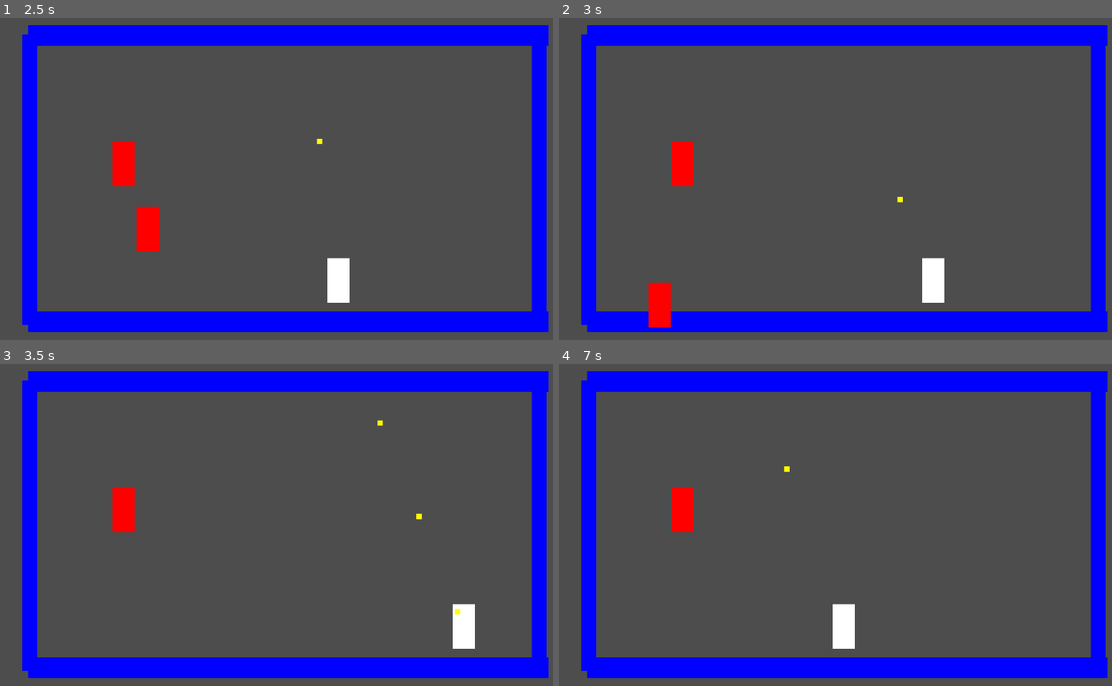
Above: before the commit, frames 1-4 (two rows, left to right).
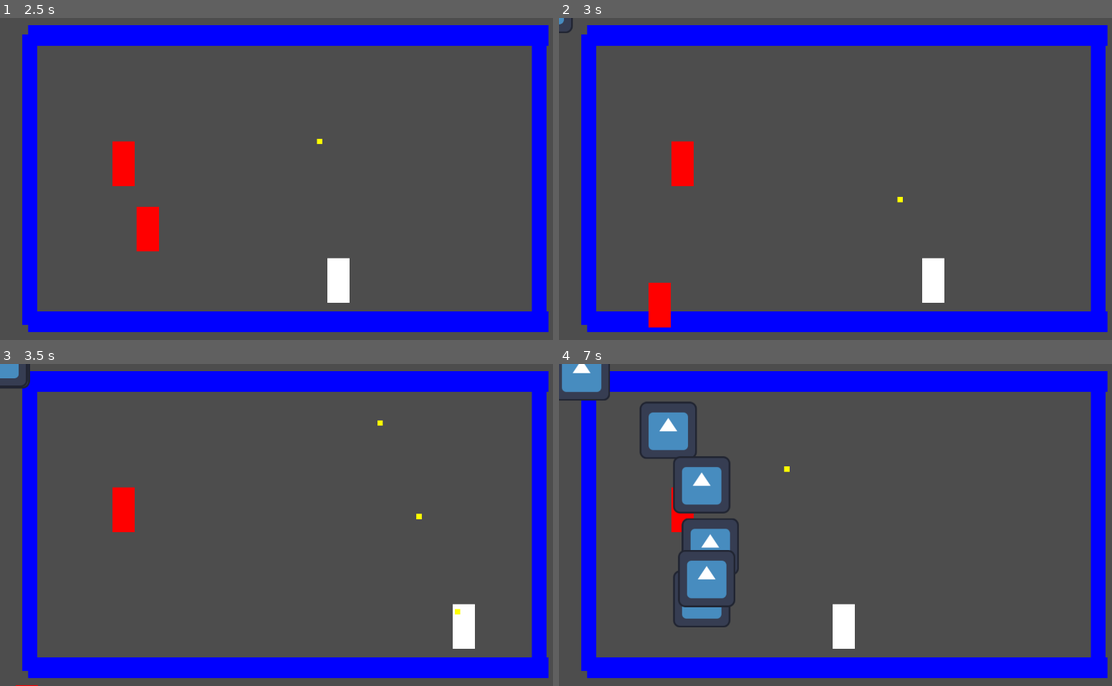
Above: after the commit, the same moments.

Repository: KDing0/GGJGodot
Game: Godot game, scene res://Misc/GameManager.tscn
The game is run twice, just before and just after one commit, with the same random seed, the same clock (stepped at 60 frames per second) and the same inputs. The engine's default icon, where the game draws it, is replaced by a stand-in: a white triangle on a blue panel in a dark square.
Inputs (mouse positions are in pixels of both pictures, inside the frame that each line leads up to):
- Up to frame 1 (2.5 s): click "Start Game" at 0.5 s; move the mouse to (414, 162) at 1.27 s; press the mouse at (414, 162) at 1.28 s; hold Right (ui_right) 1.28-2.03 s; move the mouse to (171, 195) at 2.02 s; release the mouse at (171, 195) at 2.03 s; hold Down (ui_down) from 2.03 s (still down); click (171, 195) at 2.1 s
- Up to frame 2 (3 s): move the mouse to (901, 108) at 2.77 s; release Down (ui_down) at 2.78 s; press the mouse at (901, 108) at 2.78 s; hold Right (ui_right) from 2.78 s (still down)
- Up to frame 3 (3.5 s): keep holding Right (ui_right)
- Up to frame 4 (7 s): move the mouse to (818, 589) at 3.52 s; release Right (ui_right) at 3.53 s; release the mouse at (818, 589) at 3.53 s; hold Up (ui_up) 3.53-4.28 s; click (818, 589) at 3.6 s; move the mouse to (1017, 573) at 4.27 s; press the mouse at (1017, 573) at 4.28 s; hold Left (ui_left) 4.28-5.78 s; move the mouse to (675, 476) at 5.02 s; release the mouse at (675, 476) at 5.03 s; click (675, 476) at 5.1 s; move the mouse to (874, 525) at 5.77 s; press the mouse at (874, 525) at 5.78 s; hold Down (ui_down) 5.78-6.53 s; move the mouse to (758, 444) at 6.52 s; release the mouse at (758, 444) at 6.53 s; hold Right (ui_right) from 6.53 s (still down); click (758, 444) at 6.6 s

Frame 1 is identical in both runs. In frame 2, less than 0.1% of the frame differs, in the area x 0-3%, y 0-5%; in frame 3, 0.3%; in frame 4, 5.3%, in the area x 0-33%, y 0-82%.

Commit message:
Added enemy spawning in GameController

Diff:
--- a/src/Enemy/Enemy.gd
+++ b/src/Enemy/Enemy.gd
@@ -1,9 +1,22 @@
 extends PathFollow2D
+class_name Enemy
 
-@export var SPEED = 5.0
+enum EnemyTypes {ENEMY_TYPE1, ENEMY_TYPE2}
+
+var speed = 5.0
+
+func set_parameters(p_texture: Texture2D = null, p_speed: float = 5.0) -> void:
+	if p_texture:
+		$Sprite2D.texture = p_texture
+	speed = p_speed
+
+	self.rotates = false
+	self.loop = false
 
 func _process(delta):
-	progress_ratio += SPEED / 1000.0
+	progress_ratio += speed / 1000.0
+	if progress_ratio >= 1.0:
+		self.queue_free()
 
 func _on_timer_timeout():
 	# shoot()
--- a/src/Enemy/enemy.tscn
+++ b/src/Enemy/enemy.tscn
@@ -22,6 +22,9 @@
 [node name="CollisionShape2D" type="CollisionShape2D" parent="Area2D"]
 shape = SubResource("CapsuleShape2D_161ag")
 
-[node name="MeshInstance2D" type="MeshInstance2D" parent="Area2D"]
+[node name="MeshInstance2D" type="MeshInstance2D" parent="."]
 modulate = Color(1, 0, 0, 1)
+position = Vector2(-1, -2)
 mesh = SubResource("QuadMesh_fsbxt")
+
+[node name="Sprite2D" type="Sprite2D" parent="."]
--- a/src/Misc/GameController.gd
+++ b/src/Misc/GameController.gd
@@ -1,5 +1,13 @@
 extends Node
 
+@export var tex_enemy : Array[Texture2D]
+
+@export
+
+var test = 1.0
+var d = 0.0
+
+var enemyScene = preload("res://Enemy/enemy.tscn")
 
 # Called when the node enters the scene tree for the first time.
 func _ready():
@@ -8,4 +16,14 @@
 
 # Called every frame. 'delta' is the elapsed time since the previous frame.
 func _process(delta):
-	pass
+	d += delta
+	if d > 1.0:
+		spawnEnemy(Enemy.EnemyTypes.ENEMY_TYPE1)
+		d = 0.0
+
+
+func spawnEnemy(enemyType):
+	var enemy_instance = enemyScene.instantiate()
+	enemy_instance.set_parameters(tex_enemy[0], test)
+	test += 1.0
+	get_node("../EnemyPaths/Path2D").add_child(enemy_instance)
--- a/src/gamescene.tscn
+++ b/src/gamescene.tscn
@@ -1,9 +1,10 @@
-[gd_scene load_steps=24 format=3 uid="uid://d4ajf2330ej2i"]
+[gd_scene load_steps=25 format=3 uid="uid://d4ajf2330ej2i"]
 
 [ext_resource type="PackedScene" uid="uid://cf6o2n1w1lpv0" path="res://Enemy/enemy.tscn" id="1_80436"]
 [ext_resource type="Script" path="res://Misc/GameController.gd" id="1_prura"]
 [ext_resource type="Script" path="res://Enemy/enemyBullethellSpawn.gd" id="2_tjv66"]
 [ext_resource type="PackedScene" uid="uid://ipk1i003beqy" path="res://Player/player.tscn" id="2_uygfl"]
+[ext_resource type="Texture2D" uid="uid://cfajhosw6ap6y" path="res://icon.svg" id="2_xpmd0"]
 [ext_resource type="Script" path="res://addons/BulletUpHell/BuHPattern.gd" id="4_ehlb4"]
 [ext_resource type="Script" path="res://Addons/BulletUpHell/SpawnPatterns/PatternCircle.gd" id="5_ck2a0"]
 [ext_resource type="Script" path="res://Addons/BulletUpHell/BuHBulletProperties.gd" id="6_7xkk1"]
@@ -196,6 +197,7 @@
 
 [node name="GameController" type="Node" parent="."]
 script = ExtResource("1_prura")
+tex_enemy = Array[Texture2D]([ExtResource("2_xpmd0")])
 
 [node name="enemyProjectile Spawner" parent="." instance=ExtResource("1_80436")]
 position = Vector2(211, 296)
